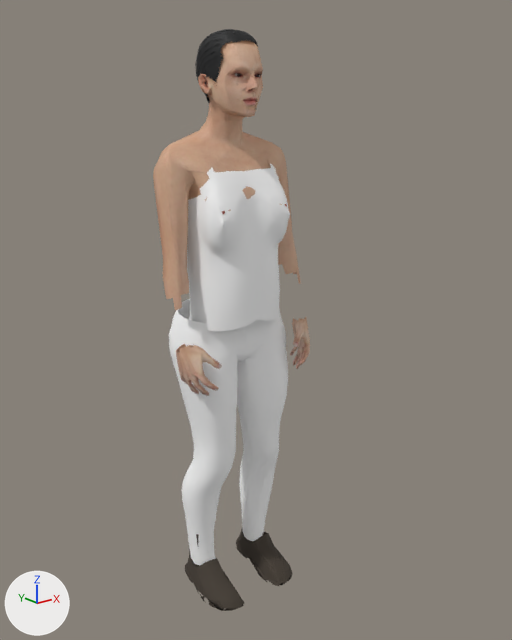
An edit to the glTF model packages/client/public/assets/characters/zion-crowd-female.glb, drawn before and after from the same camera.
Both versions are drawn from a 50 mm camera at (-2.98, -4.13, 3.76) aimed at (0.04, -0.36, 2.25). The lights are fixed; the arrows at lower left show +X, +Y and +Z. The picture after the commit comes second. Vertices at exactly the same position are counted once.

Objects in the first picture: 'Zion hair', 'Zion shirt', 'Zion skin', 'Zion soles', 'Zion trousers'.
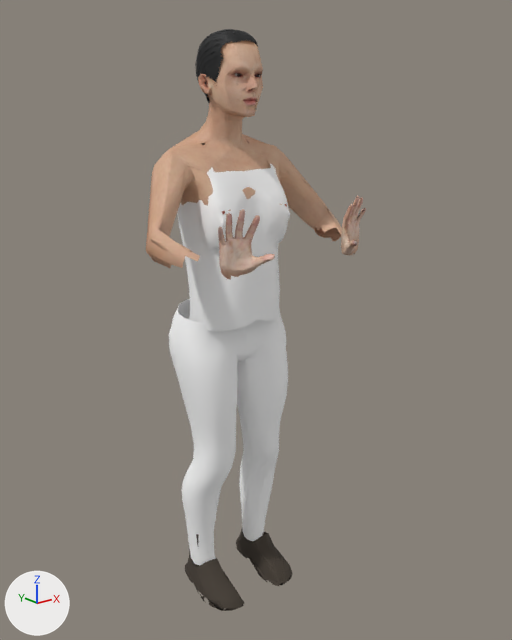
The newer file adds a shape key; the second version is drawn at full value of the shape key 'clap_open' of 'Zion skin', and the change is written as the vertex moves it makes.

Boxes (x1, y1, x2, y2) around the edits, measured in the pictures (512 x 640 px; the box of a moved part takes in the faces that stretch with it):
'Zion skin', reshaped (40% wider, 32% shorter): before (153, 40, 310, 396); after (146, 40, 366, 280)
part 1 of me_zion_skin, moved or reshaped: before (153, 132, 310, 396); after (146, 133, 366, 280)

Diff of the bpy script that builds the scene:
```diff
--- a/packages/client/public/assets/characters/zion-crowd-female.glb.py
+++ b/packages/client/public/assets/characters/zion-crowd-female.glb.py
@@ me_zion_skin @@
 # used by ob_zion_skin; location = (0.0, 0.0, 0.0)
-me_zion_skin.from_pydata(...)  # 1698 vertices, 2949 faces; spans x -0.58..0.58, y -0.48..0.17, z 1.79..4.18
+me_zion_skin.from_pydata(...)  # 1698 vertices, 2949 faces; spans x -0.79..0.79, y -1.01..0.16, z 2.72..4.18
+# me_zion_skin part 1: 895 of 1698 vertices moved; they spanned x -0.58..0.58, y -0.48..0.16, z 1.79..3.54 and now span x -0.79..0.79, y -1.01..0.15, z 2.72..3.53; mean shift (0.0, -0.38, 0.73); largest move (-0.45, -0.31, 1.79) -> (-0.56, -0.84, 3.13)
 me_zion_skin.materials.append(mat_zion_skin)
```
